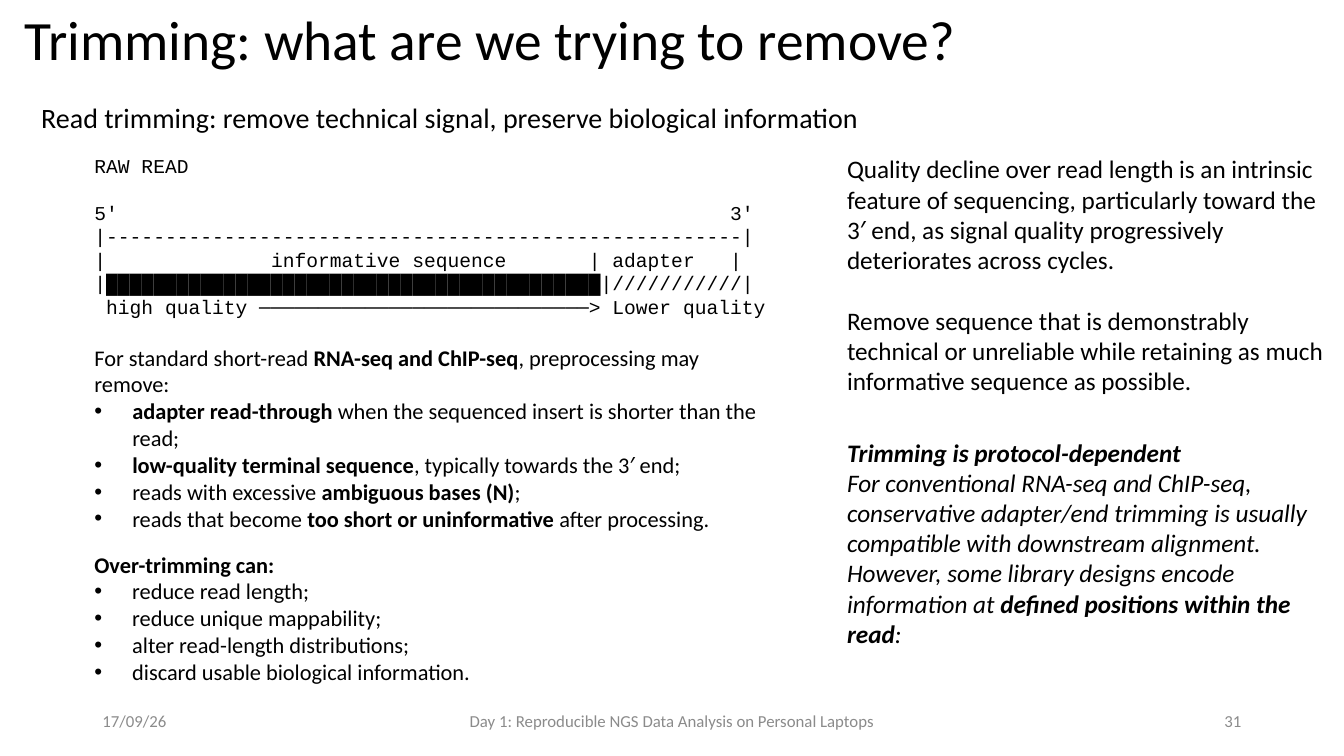
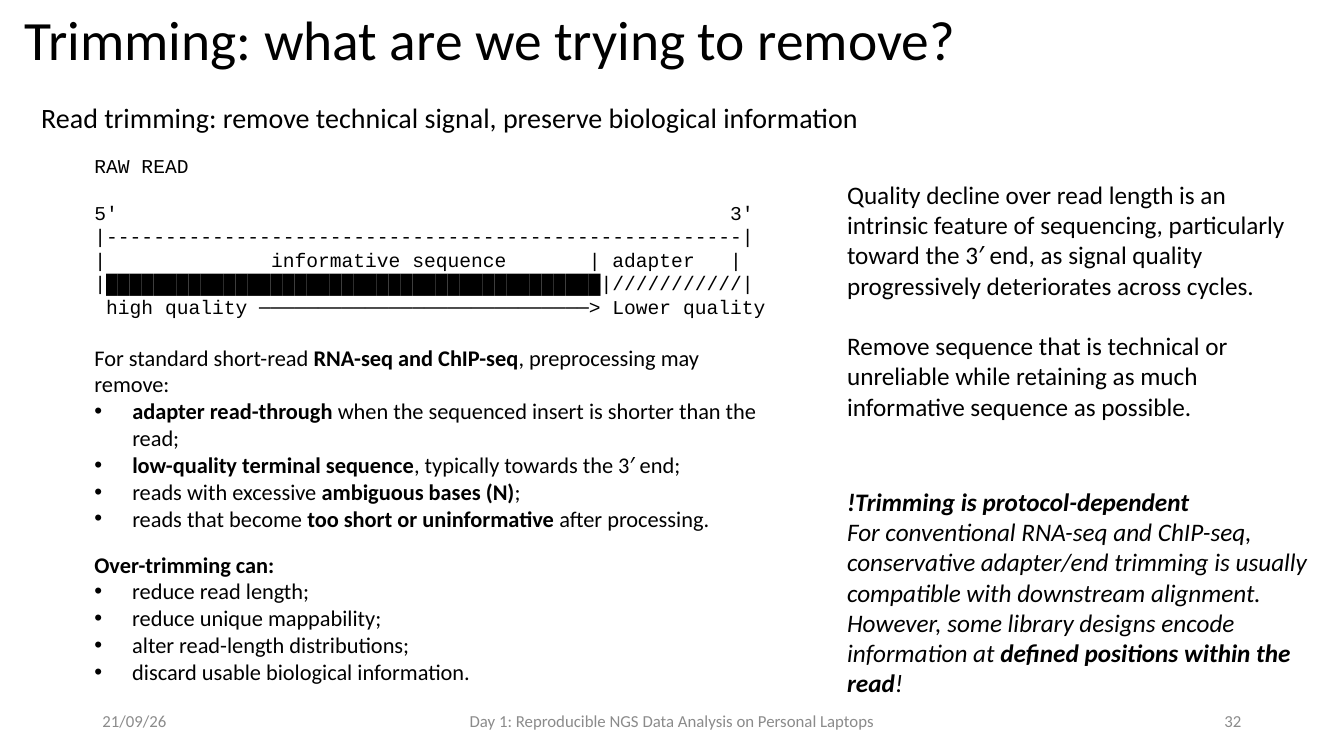
Before and after one commit to fgualdr/reproducible-ngs-workshop, a slide deck: slide 33 of power_point/Day1.pptx (slide 32 before the commit). Drawn at 1344x756 pixels with LibreOffice and Linux fonts; fonts in the diff are those of the drawing. Boxes give left, top, right and bottom in pixels: in the first picture for what was removed or moved away, otherwise in the second. Text is boxed around its words. In the diff, an @@ line names an element or a change of style, - is before the commit and + after.

```diff
--- a/power_point/Day1.pptx
+++ b/power_point/Day1.pptx
@@ text "Quality decline over read length ...": place and size @@
-text "Quality decline over read length ..." at box(847, 160, 1323, 394)
+text "Quality decline over read length ..." at box(847, 186, 1285, 420)
@@ text at box(847, 337, 1227, 420): text changed @@
-Remove sequence that is demonstrably technical or unreliable while retaining as much informative sequence as possible.
+Remove sequence that is technical or unreliable while retaining as much informative sequence as possible.
@@ text "!Trimming is protocol-dependent": place and size @@
-text "!Trimming is protocol-dependent" at box(847, 444, 1307, 617)
+text "!Trimming is protocol-dependent" at box(847, 493, 1307, 666)
@@ text at box(847, 493, 1189, 516): text changed @@
-Trimming is protocol-dependent
+!Trimming is protocol-dependent
@@ text at box(847, 614, 1290, 666): text changed @@
-However, some library designs encode information at defined positions within the read:
+However, some library designs encode information at defined positions within the read!
@@ text at box(102, 715, 166, 728): text changed @@
-17/09/26
+21/09/26
@@ page number at box(1224, 716, 1241, 727): text changed @@
-31
+32
```
Also in this commit, not shown: 35 other slides changed, 1 slide added, 10 other files.
